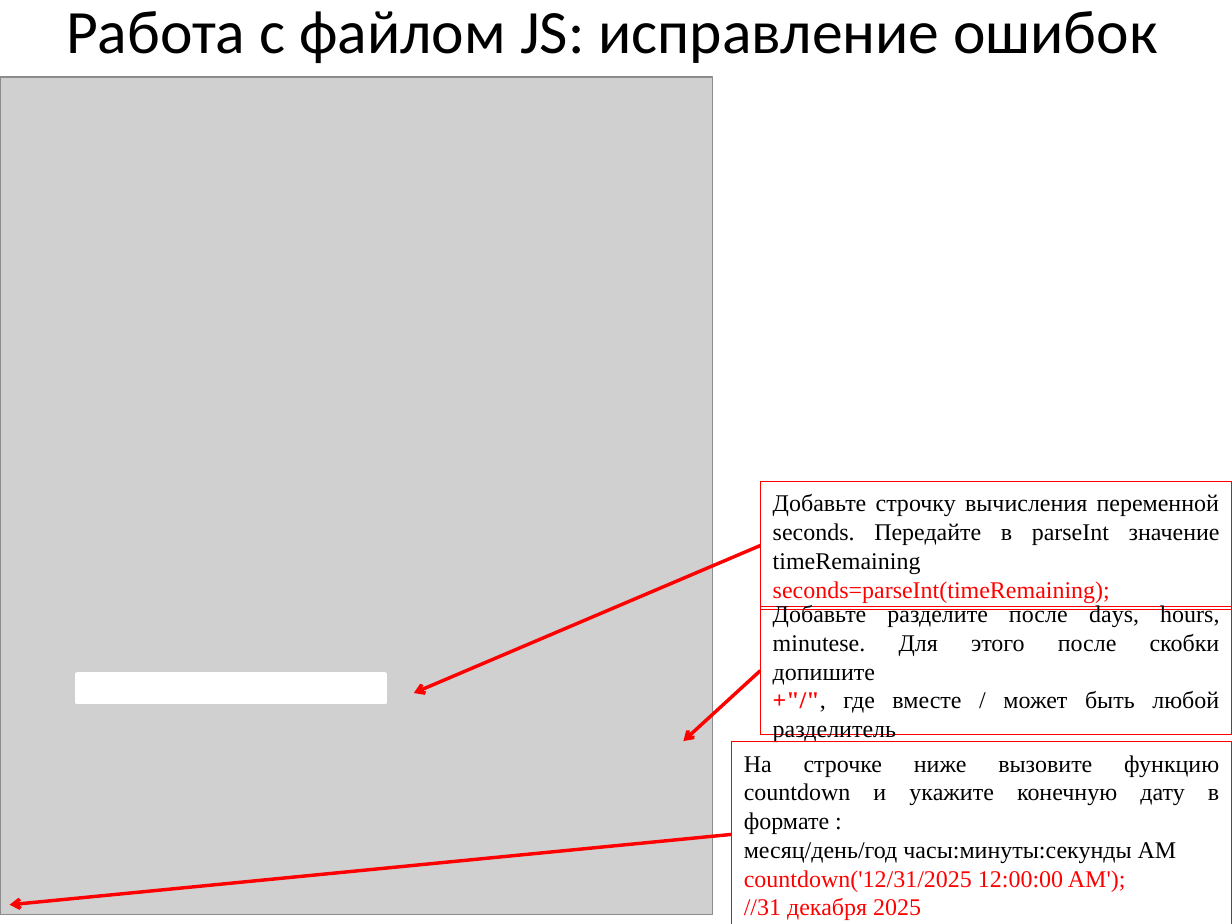
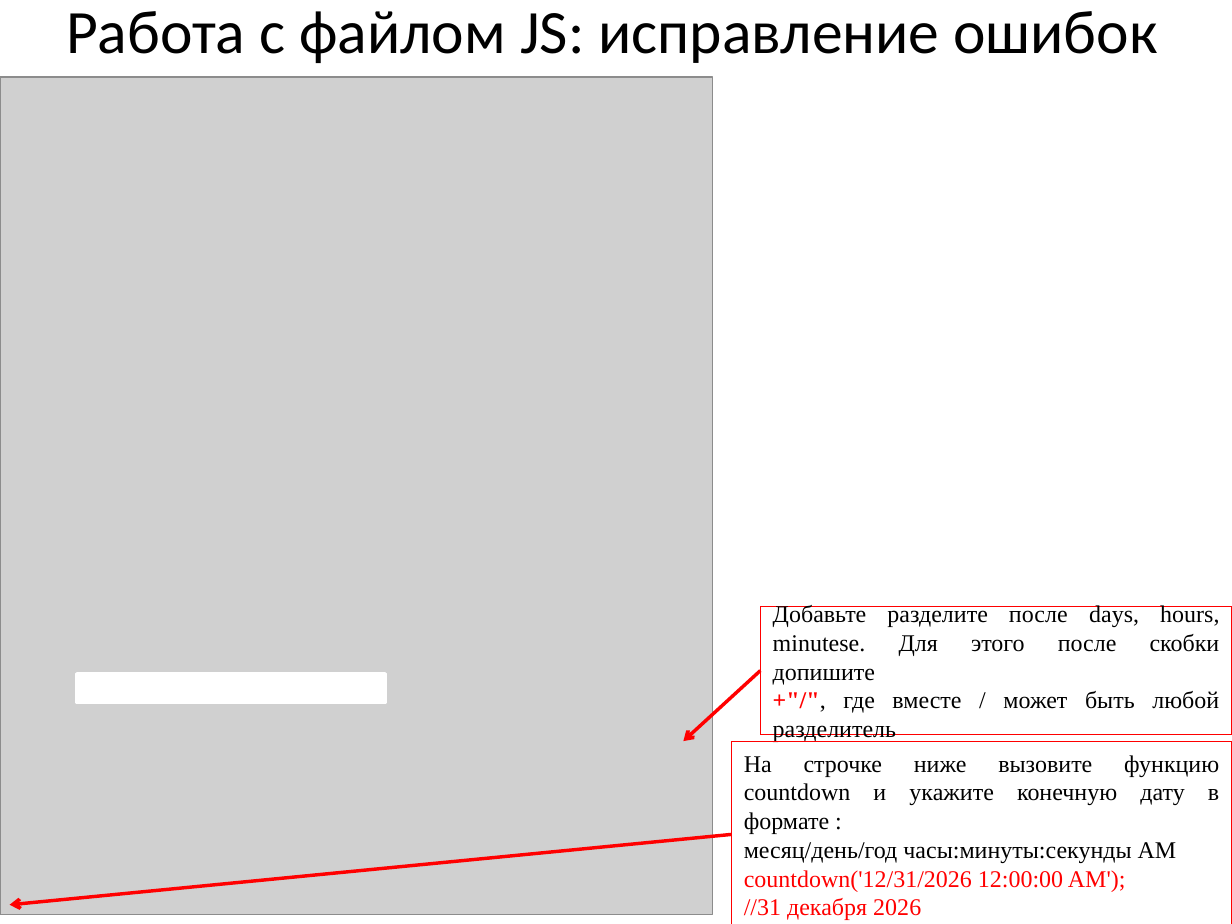
Before and after one commit to mbdatateach/site, a slide deck: slide 14 of сайт/практики/2 JavaScript для сайтов.pptx (slide 8 before the commit). Drawn at 1232x924 pixels with LibreOffice and Linux fonts; fonts in the diff are those of the drawing; grey boxes stand for pictures. Boxes give left, top, right and bottom in pixels: in the first picture for what was removed or moved away, otherwise in the second. Text is boxed around its words. In the diff, an @@ line names an element or a change of style, - is before the commit and + after.

```diff
--- a/сайт/практики/2 JavaScript для сайтов.pptx
+++ b/сайт/практики/2 JavaScript для сайтов.pptx
@@ rectangle removed at [760, 482, 1232, 610] @@
-Добавьте строчку вычисления переменной seconds. Передайте в parseInt значение timeRemaining
-seconds=parseInt(timeRemaining);
@@ arrow removed from (760, 546) to (414, 694) @@
@@ text in rectangle at [744, 870, 1126, 920]: text changed @@
-countdown('12/31/2025 12:00:00 AM');
-//31 декабря 2025
+countdown('12/31/2026 12:00:00 AM');
+//31 декабря 2026
```
Also in this commit, not shown: 3 other slides changed, 10 other files.
